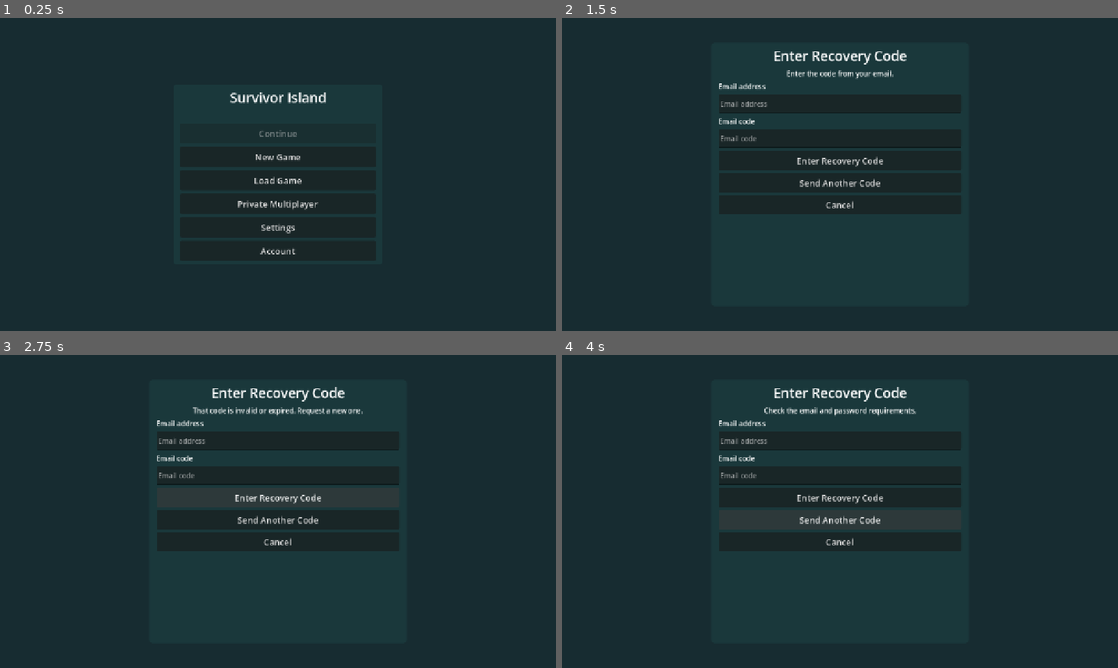
Above: before the commit, frames 1-4 (two rows, left to right).
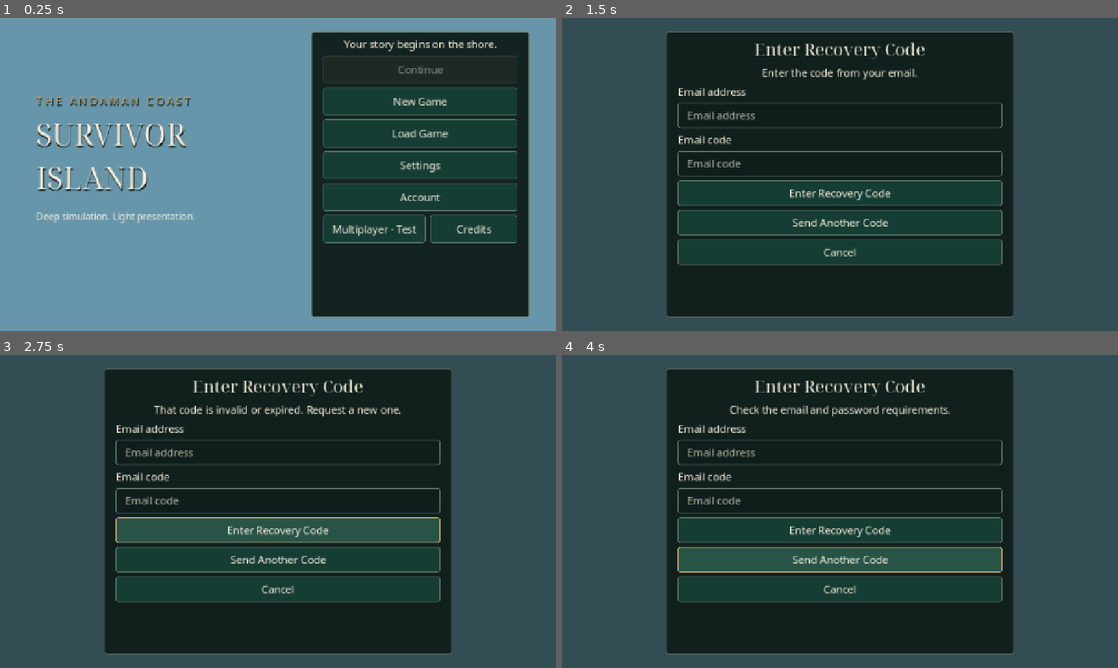
Above: after the commit, the same moments.

Repository: sunsetseast/SurvivorIslandGodot
Game: Godot game, scene res://application/game_app.tscn
Same seed, same stepped clock (60 frames per second), same inputs: the game is played once before the commit and once after it.
Inputs:
- Up to frame 1 (0.25 s): no input
- Up to frame 2 (1.5 s): click "Private Multiplayer" (after the commit: "Multiplayer · Test") at 0.5 s; click "Enter Recovery Code" at 1.25 s
- Up to frame 3 (2.75 s): click "Enter Recovery Code" at 2 s
- Up to frame 4 (4 s): click "Enter Recovery Code" at 2.75 s; click "Send Another Code" at 3.5 s

The runs differ from the first frame. In frame 1, 68% of the frame differs, in the area x 0-100%, y 0-100%; in frame 2, 64%; in frame 3, 70%; in frame 4, 69%.

Commit message:
Build cinematic home presentation and shared island UI theme

Diff:
--- a/application/game_app.gd
+++ b/application/game_app.gd
@@ -1,7 +1,7 @@
 class_name SurvivorGameApp
 extends Node
 
-enum Screen { MAIN, SLOTS, SETTINGS, SESSION, ACCOUNT, MULTIPLAYER }
+enum Screen { MAIN, SLOTS, SETTINGS, SESSION, ACCOUNT, MULTIPLAYER, NEW_GAME, CREDITS }
 const AUTOSAVE_SECONDS := 30
 
 var screen := Screen.MAIN
@@ -40,6 +40,8 @@
 var _unload_ms := 0
 var _save_usec := 0
 var _review_elapsed := 0.0
+var _title_environment: IslandTitleEnvironment
+var _brand_panel: VBoxContainer
 
 func _ready() -> void:
     if ProjectSettings.get_setting("survivor_diagnostics/enabled", false) and OS.has_feature("web") \
@@ -67,6 +69,7 @@
     _ui = Control.new()
     _ui.set_anchors_and_offsets_preset(Control.PRESET_FULL_RECT)
     _ui.mouse_filter = Control.MOUSE_FILTER_IGNORE
+    _ui.theme = IslandTheme.create()
     layer.add_child(_ui)
     _ui.resized.connect(_layout_menus)
     if OS.has_feature("web"):
@@ -176,7 +179,7 @@
         "step_usec": session.last_step_usec if session != null else 0})
 
 func _main(message := "") -> void:
-    _menu(Screen.MAIN, "Survivor Island", message)
+    _menu(Screen.MAIN, "", message)
     var latest := 0
     var latest_timestamp := 0
     for index in range(1, LocalSaveProvider.SLOTS + 1):
@@ -186,11 +189,77 @@
             latest_timestamp = int(entry.timestamp)
     var resume := _button("continue", "Continue", _load.bind(latest))
     resume.disabled = latest == 0
-    _button("new", "New Game", _slots.bind(true))
+    if latest > 0:
+        var entry := saves.inspect(latest)
+        _status.text = "Day %d · Slot %d" % [entry.state.day, latest] + ("\n" + message if not message.is_empty() else "")
+    elif message.is_empty():
+        _status.text = "Your story begins on the shore."
+    resume.theme_type_variation = "PrimaryButton"
+    _button("new", "New Game", _new_game)
     _button("load", "Load Game", _slots.bind(false))
-    _button("multiplayer", "Private Multiplayer", _open_multiplayer)
     _button("settings", "Settings", _settings)
     _button("account", "Account & Cloud Saves" if not auth.account.is_empty() else "Account", _accounts.open)
+    var secondary := HBoxContainer.new()
+    _stack.add_child(secondary)
+    _button("multiplayer", "Multiplayer · Test", _open_multiplayer, secondary)
+    _button("credits", "Credits", _credits, secondary)
+    _build_brand()
+
+func _new_game() -> void:
+    _menu(Screen.NEW_GAME, "A new beginning", "Explore the playable Tonsai season.\nContestant selection and season customization arrive in the next Phase 4 milestones.\nChoose an empty slot to begin; existing seasons stay intact.")
+    _button("begin", "Choose Save Slot", _slots.bind(true)).theme_type_variation = "PrimaryButton"
+    _button("back", "Back", _main)
+
+func _credits() -> void:
+    _menu(Screen.CREDITS, "Credits & notices", "Survivor Island · Development build\n\nTonsai environment: existing project reconstruction and CC0 assets from Poly Haven.\nWater: GodotLearning Stylized Water (CC0).\nAnimation: Quaternius (CC0). Fire: Unity Labs (CC0).\nTypography: Noto Sans and Noto Serif Display, Google (SIL Open Font License 1.1).\nCamera damping: Phantom Camera (MIT).\n\nSource and license notices: docs/phase2/ASSETS.md, application/presentation/fonts/LICENSE.txt and controllers/third_party/PHANTOM_CAMERA_LICENSE.txt.\nOriginal logo: developer-approved reuse; distribution clearance remains unverified.\nNo commercial affiliation is claimed.")
+    var notices := Label.new()
+    notices.text = FileAccess.get_file_as_string("res://application/presentation/fonts/LICENSE.txt") + "\n" + FileAccess.get_file_as_string("res://controllers/third_party/PHANTOM_CAMERA_LICENSE.txt")
+    notices.autowrap_mode = TextServer.AUTOWRAP_WORD_SMART
+    _stack.add_child(notices)
+    _button("back", "Back", _main)
+
+func _build_brand() -> void:
+    _brand_panel = VBoxContainer.new()
+    _brand_panel.mouse_filter = Control.MOUSE_FILTER_IGNORE
+    _ui.add_child(_brand_panel)
+    var eyebrow := Label.new()
+    eyebrow.text = "T H E   A N D A M A N   C O A S T"
+    eyebrow.add_theme_color_override("font_shadow_color", Color("#101e1b"))
+    eyebrow.add_theme_constant_override("shadow_offset_y", 2)
+    eyebrow.add_theme_color_override("font_color", IslandTheme.GOLD)
+    _brand_panel.add_child(eyebrow)
+    # Private staging is explicit; the public build uses an elegant text title.
+    if ResourceLoader.exists("res://private_brand/logo.png"):
+        var logo := TextureRect.new()
+        logo.texture = load("res://private_brand/logo.png")
+        logo.expand_mode = TextureRect.EXPAND_IGNORE_SIZE
+        logo.stretch_mode = TextureRect.STRETCH_KEEP_ASPECT_CENTERED
+        logo.custom_minimum_size.y = 210
+        _brand_panel.add_child(logo)
+    else:
+        var title := Label.new()
+        title.text = "SURVIVOR\nISLAND"
+        title.add_theme_font_override("font", IslandTheme.SERIF)
+        title.add_theme_font_size_override("font_size", 52)
+        title.add_theme_color_override("font_shadow_color", Color("#101e1b"))
+        title.add_theme_constant_override("shadow_offset_y", 3)
+        _brand_panel.add_child(title)
+    var line := HSeparator.new()
+    _brand_panel.add_child(line)
+    var caption := Label.new()
+    caption.text = "Deep simulation. Light presentation."
+    caption.add_theme_font_size_override("font_size", 16)
+    _brand_panel.add_child(caption)
+    _layout_brand()
+
+func _layout_brand() -> void:
+    if not is_instance_valid(_brand_panel):
+        return
+    var factor := _menu_scale()
+    _brand_panel.scale = Vector2.ONE * factor
+    _brand_panel.size.x = maxf(250, _ui.size.x / factor * .43)
+    _brand_panel.position = Vector2(_ui.size.x * .065, _ui.size.y * .24)
+    _brand_panel.visible = _ui.size.x / factor > 650
 
 func _open_multiplayer() -> void:
     if auth.account.is_empty() or auth.recovery_pending():
@@ -245,6 +314,7 @@
     if remote == null:
         return
     if remote.has_state and locations.camp == null and remote.room.get("started", false):
+        _release_title()
         if locations.enter("tonsai", remote, profile):
             _menu(Screen.SESSION, "", remote.status)
             var row := HBoxContainer.new()
@@ -361,6 +431,8 @@
 
 func _preference(key: String, value: Variant) -> void:
     var saved := profile.set_preference(key, value)
+    if is_instance_valid(_title_environment):
+        _title_environment.set_economy(profile.preferences.economy)
     _settings()
     if not saved:
         _status.text = "Preference could not be saved."
@@ -386,6 +458,7 @@
         _status.text = "Recovered the previous checkpoint."
 
 func _enter(sim: SeasonSimulation, index: int, revision: int) -> bool:
+    _release_title()
     session = LocalGameSession.new(sim, sim.player_id)
     slot = index
     save_revision = revision
@@ -474,6 +547,13 @@
 
 func _menu(next: Screen, title: String, message: String) -> void:
     screen = next
+    _brand_panel = null
+    if next == Screen.SESSION:
+        _release_title()
+    elif not is_instance_valid(_title_environment):
+        _title_environment = IslandTitleEnvironment.new()
+        _title_environment.economy = profile.preferences.economy
+        add_child(_title_environment)
     _actions.clear()
     _slot_sync_labels.clear()
     _account_panel = null
@@ -483,25 +563,17 @@
         child.queue_free()
     if next != Screen.SESSION:
         var background := ColorRect.new()
-        background.color = Color("#172c31")
+        background.color = Color("#081511a8") if next != Screen.MAIN else Color("#08151138")
         background.set_anchors_and_offsets_preset(Control.PRESET_FULL_RECT)
         _ui.add_child(background)
     var panel := PanelContainer.new()
     _ui.add_child(panel)
     var anchor := Control.PRESET_CENTER_BOTTOM if next == Screen.SESSION else Control.PRESET_CENTER
     panel.set_anchors_preset(anchor)
-    var surface := StyleBoxFlat.new()
-    surface.bg_color = Color("#1a393cee")
-    surface.set_corner_radius_all(8)
-    surface.content_margin_left = 16
-    surface.content_margin_right = 16
-    surface.content_margin_top = 8
-    surface.content_margin_bottom = 8
-    panel.add_theme_stylebox_override("panel", surface)
     _stack = VBoxContainer.new()
     _stack.custom_minimum_size.x = 300 if next == Screen.SESSION else 450
     _stack.add_theme_constant_override("separation", 7)
-    if next in [Screen.ACCOUNT, Screen.SLOTS, Screen.MULTIPLAYER]:
+    if next != Screen.SESSION:
         var scroll := SurvivorMenuScroll.new()
         scroll.horizontal_scroll_mode = ScrollContainer.SCROLL_MODE_DISABLED
         scroll.follow_focus = true
@@ -521,8 +593,8 @@
         var heading := Label.new()
         heading.text = title
         heading.horizontal_alignment = HORIZONTAL_ALIGNMENT_CENTER
-        heading.add_theme_font_size_override("font_size", 31)
-        if next in [Screen.ACCOUNT, Screen.SLOTS, Screen.MULTIPLAYER]:
+        heading.theme_type_variation = "SectionHeading"
+        if next != Screen.SESSION:
             heading.autowrap_mode = TextServer.AUTOWRAP_WORD_SMART
         _stack.add_child(heading)
     _status.text = message
@@ -543,8 +615,22 @@
         if area.has_area():
             inset = area.position * viewport / window
             height = minf(height, area.end.y * viewport.y / window.y)
+    if screen == Screen.MAIN:
+        panel.position = Vector2(_safe_menu_x(viewport.x * .56 if viewport.x / _menu_scale() > 650 else (viewport.x - displayed_size.x) * .5, displayed_size.x),
+            maxf(12, (height - displayed_size.y) * .5))
+        return
     var y := height - displayed_size.y - 18.0 if bottom else maxf(inset.y, (height - displayed_size.y + inset.y) * .5)
-    panel.position = Vector2((viewport.x - displayed_size.x) * .5, y)
+    panel.position = Vector2(_safe_menu_x((viewport.x - displayed_size.x) * .5, displayed_size.x), y)
+
+func _safe_menu_x(preferred: float, width: float) -> float:
+    if OS.has_feature("ios") or OS.has_feature("android"):
+        var area := Rect2(DisplayServer.get_display_safe_area())
+        var window := Vector2(DisplayServer.window_get_size()).max(Vector2.ONE)
+        if area.has_area():
+            var left := area.position.x * _ui.size.x / window.x + 12
+            var right := area.end.x * _ui.size.x / window.x - 12
+            return clampf(preferred, left, maxf(left, right - width))
+    return preferred
 
 func _visual_viewport_changed(_args: Array) -> void:
     _update_account_layout()
@@ -560,21 +646,21 @@
         return
     # Express menu layout in CSS pixels on Web so portrait canvas stretching
     # does not reduce the account text or tap targets to half size.
-    var width := _ui.size.x
-    if OS.has_feature("web"):
-        width = float(JavaScriptBridge.get_interface("window").innerWidth)
-    var content_scale := maxf(0.1, _ui.size.x / maxf(1.0, width))
+    var content_scale := _menu_scale()
+    var width := _ui.size.x / content_scale
     _account_panel.scale = Vector2.ONE * content_scale
-    _account_scroll.custom_minimum_size = Vector2(clampf(width - 56.0, 140.0, 560.0),
-        clampf(_account_visible_height() / content_scale - 40.0, 90.0, 590.0))
+    var menu_width := clampf(width * .35, 280, 390) if screen == Screen.MAIN else clampf(width - 88, 140, 560)
+    _account_scroll.custom_minimum_size = Vector2(menu_width,
+        clampf(_account_visible_height() / content_scale - 64.0, 90.0, 590.0))
     _account_panel.reset_size()
     _position_panel(_account_panel, false)
 
 func _button(key: String, label: String, action: Callable, parent: Control = null) -> Button:
     var button := Button.new()
     button.text = label
-    button.custom_minimum_size = Vector2(110, 47)
-    button.add_theme_font_size_override("font_size", 20)
+    button.custom_minimum_size = Vector2(110, IslandTheme.TOUCH)
+    button.size_flags_horizontal = Control.SIZE_EXPAND_FILL
+    button.add_theme_font_size_override("font_size", IslandTheme.BODY)
     button.pressed.connect(action)
     (parent if parent != null else _stack).add_child(button)
     _actions[key] = button
@@ -596,6 +682,8 @@
     cloud.bind(active_store if signed_in else null, saves if signed_in else null)
     if changed_namespace and screen == Screen.SESSION:
         _main("Session expired. Sign in to resume your account saves.")
+    elif changed_namespace and screen == Screen.MAIN:
+        _main()
     elif changed_namespace and screen == Screen.SLOTS:
         _slots(_slot_mode)
     elif changed_namespace and not signed_in and screen == Screen.ACCOUNT:
@@ -610,8 +698,20 @@
         _status.text = "Slot %d · %s" % [index, SurvivorAccountMenu.message(status)]
 
 
+func _release_title() -> void:
+    if is_instance_valid(_title_environment):
+        remove_child(_title_environment)
+        _title_environment.queue_free()
+        _title_environment = null
+
+func _menu_scale() -> float:
+    if OS.has_feature("web"):
+        return maxf(.1, _ui.size.x / maxf(1, float(JavaScriptBridge.get_interface("window").innerWidth)))
+    return maxf(.6, _ui.size.y / 540.0)
+
 func _layout_menus() -> void:
     _update_account_layout()
+    _layout_brand()
     for child: Node in _ui.get_children():
         if child is PanelContainer and child != _account_panel:
             _position_panel(child, screen == Screen.SESSION)
--- /dev/null
+++ b/application/presentation/island_theme.gd
@@ -0,0 +1,64 @@
+class_name IslandTheme
+extends RefCounted
+
+# Shared production tokens, in CSS-equivalent pixels at menu scale.
+const IVORY := Color("#f4edda")
+const GOLD := Color("#c6a46a")
+const GREEN := Color("#163d34")
+const INK := Color("#101e1b")
+const SPACE := 8
+const TOUCH := 48
+const BODY := 18
+const HEADING := 30
+const SERIF := preload("res://application/presentation/fonts/NotoSerifDisplay-Regular.ttf")
+
+static func surface(color: Color, border := Color("#587266"), padding := 16) -> StyleBoxFlat:
+    var box := StyleBoxFlat.new()
+    box.bg_color = color
+    box.border_color = border
+    box.set_border_width_all(1)
+    box.set_corner_radius_all(3)
+    box.content_margin_left = padding
+    box.content_margin_right = padding
+    box.content_margin_top = 8
+    box.content_margin_bottom = 8
+    return box
+
+static func create() -> Theme:
+    var theme := Theme.new()
+    theme.default_font = preload("res://application/presentation/fonts/NotoSans-Regular.ttf")
+    theme.default_font_size = BODY
+    for type: String in ["Label", "Button", "LineEdit", "CheckButton", "OptionButton", "RichTextLabel"]:
+        theme.set_color("font_color", type, IVORY)
+        theme.set_color("font_focus_color", type, IVORY)
+    for type: String in ["Button", "OptionButton"]:
+        theme.set_stylebox("normal", type, surface(GREEN))
+        theme.set_stylebox("hover", type, surface(Color("#285447"), GOLD))
+        theme.set_stylebox("pressed", type, surface(Color("#84653a"), GOLD))
+        theme.set_stylebox("disabled", type, surface(Color("#1e2925"), Color("#39453d")))
+        var focus := surface(Color.TRANSPARENT, GOLD)
+        focus.set_border_width_all(2)
+        theme.set_stylebox("focus", type, focus)
+        theme.set_color("font_disabled_color", type, Color("#879087"))
+        theme.set_color("font_hover_color", type, IVORY)
+        theme.set_color("font_pressed_color", type, IVORY)
+    theme.set_type_variation("PrimaryButton", "Button")
+    theme.set_stylebox("normal", "PrimaryButton", surface(Color("#87683e"), GOLD))
+    theme.set_stylebox("panel", "PanelContainer", surface(Color("#101e1bf5"), Color("#697051"), 20))
+    theme.set_stylebox("panel", "PopupPanel", surface(INK, GOLD))
+    theme.set_stylebox("normal", "LineEdit", surface(INK))
+    theme.set_stylebox("focus", "LineEdit", surface(INK, GOLD))
+    theme.set_color("caret_color", "LineEdit", GOLD)
+    theme.set_color("font_placeholder_color", "LineEdit", Color("#b5b9a8"))
+    theme.set_stylebox("background", "ProgressBar", surface(INK, INK, 0))
+    theme.set_stylebox("fill", "ProgressBar", surface(GOLD, GOLD, 0))
+    theme.set_stylebox("scroll", "VScrollBar", surface(INK, INK, 0))
+    theme.set_stylebox("grabber", "VScrollBar", surface(Color("#697051"), GOLD, 0))
+    theme.set_stylebox("grabber_highlight", "VScrollBar", surface(GOLD, GOLD, 0))
+    for type: String in ["VBoxContainer", "HBoxContainer"]:
+        theme.set_constant("separation", type, SPACE)
+    theme.set_type_variation("SectionHeading", "Label")
+    theme.set_font("font", "SectionHeading", SERIF)
+    theme.set_font_size("font_size", "SectionHeading", HEADING)
+    theme.set_color("font_color", "SectionHeading", IVORY)
+    return theme
--- /dev/null
+++ b/application/presentation/title_environment.gd
@@ -0,0 +1,70 @@
+class_name IslandTitleEnvironment
+extends Node3D
+
+# Presentation only: no simulation, physics bodies, actors, saves or networking.
+var camera := Camera3D.new()
+var terrain := TonsaiTerrain.new()
+var elapsed := 0.0
+var economy := false
+
+func _ready() -> void:
+    var site := TonsaiSiteData.new()
+    if not site.load_inputs():
+        return
+    terrain.site = site
+    terrain.water = CampWaterSurface.new(TonsaiTerrain.SEA_LEVEL, site.height)
+    add_child(terrain)
+    terrain.set_process(false)
+    terrain._lighting()
+    terrain._land()
+    terrain._sea()
+    for body: Node in terrain.find_children("*", "CollisionObject3D", true, false):
+        body.free()
+    terrain.sun.rotation_degrees = Vector3(-24, -118, 0)
+    terrain.sun.light_color = Color("#ffe5be")
+    terrain.sun.light_energy = .85
+    terrain.atmosphere.ambient_light_color = Color("#c4d4cf")
+    terrain.atmosphere.ambient_light_energy = .48
+    terrain.atmosphere.fog_light_color = Color("#d7c6aa")
+    var kit := TonsaiEnvironmentKit.new()
+    kit.site = site
+    add_child(kit)
+    for source: String in ["reconstruction-low", "landmarks-low", "limestone", "palms"]:
+        if not kit._load_kit(source):
+            return
+    # Grading must not mutate cached meshes used later by the playable camp.
+    for key: String in kit.library:
+        kit.library[key] = kit.library[key].duplicate() as Mesh
+    kit._grade_foliage()
+    var stone := ShaderMaterial.new()
+    stone.shader = TonsaiEnvironmentKit.ROCK
+    stone.set_shader_parameter("limestone", load(TonsaiSiteData.DIR + "rock_06_diff_1k.jpg"))
+    kit._static("southern-cliff-rock-far", Vector3.ZERO, stone)
+    for mass: Dictionary in site.layout.headlands:
+        var cliff := kit._static("limestone-far", Vector3(mass.x, mass.y, mass.z), stone)
+        cliff.rotation = Vector3(mass.tilt, mass.turn, 0)
+        cliff.scale = Vector3.ONE * float(mass.s)
+    for variant in 3:
+        var palms: Array = kit._variant(site.layout.vegetation.palms, variant).filter(
+            func(p: Array) -> bool: return p[2] > 10 and p[2] < 110)
+        kit._batch(["palm-%s-far-wood" % variant, "palm-%s-far-leaves" % variant], palms, 240.0, false)
+        var trees: Array = kit._variant(site.layout.vegetation.trees, variant).filter(
+            func(p: Array) -> bool: return p[2] > 35 and p[2] < 120 and p[0] < 55)
+        kit._batch(["forest-%s-wood-far" % variant, "forest-%s-crown-far" % variant], trees, 240.0, false)
+    kit.library.clear()
+    add_child(camera)
+    camera.fov = 62
+    camera.far = 850
+    camera.current = true
+    set_economy(economy)
+    _process(0)
+
+func set_economy(value: bool) -> void:
+    economy = value
+    if terrain.sun != null:
+        terrain.sun.shadow_enabled = not value
+
+func _process(delta: float) -> void:
+    elapsed += delta
+    camera.position = Vector3(-78 + sin(elapsed * .045) * 1.2, 5.0, 79 + cos(elapsed * .045) * .8)
+    camera.look_at(Vector3(10, 12, 103))
--- /dev/null
+++ b/tests/title_test.gd
@@ -0,0 +1,49 @@
+extends SceneTree
+
+var failures := 0
+
+func check(value: bool, detail: String) -> void:
+    if not value:
+        failures += 1
+        printerr("FAIL: ", detail)
+
+func _initialize() -> void:
+    call_deferred("run")
+
+func run() -> void:
+    var started := Time.get_ticks_msec()
+    var app := load("res://application/game_app.tscn").instantiate() as SurvivorGameApp
+    root.add_child(app)
+    await process_frame
+    print("Title startup milliseconds: ", Time.get_ticks_msec() - started)
+    check(app.session == null and app.remote == null and app.locations.camp == null, "Title has no gameplay or multiplayer session")
+    check(app._title_environment.find_children("*", "CollisionObject3D", true, false).is_empty(), "Title has no physics bodies")
+    check(app._title_environment.find_children("*", "Camera3D", true, false).size() == 1, "One cinematic camera")
+    var store := LocalDataStore.new("title-test-" + GameStateData.new_id())
+    app.profile = PlayerProfile.new(store)
+    app.saves = LocalSaveProvider.new(store)
+    app._main()
+    check(app._actions.continue.disabled, "No invented Continue save")
+    app._new_game()
+    check(app.session == null and app.saves.inspect(1).status == "empty", "New-game boundary does not create or save a season")
+    app._settings()
+    app._preference("economy", true)
+    check(not app._title_environment.terrain.sun.shadow_enabled, "Economy changes presentation")
+    app._preference("economy", false)
+    check(app._title_environment.terrain.sun.shadow_enabled, "Full restores presentation")
+    var retired: WeakRef = weakref(app._title_environment)
+    app._new(1)
+    await process_frame
+    await process_frame
+    check(retired.get_ref() == null, "Title released entering gameplay")
+    check(app.session != null and app._title_environment == null, "Gameplay has no title camera")
+    app._exit_session()
+    await process_frame
+    check(app.session == null and app._title_environment != null, "Return creates only presentation")
+    app.saves.erase(1)
+    store.erase("guest")
+    store.erase("preferences")
+    app.queue_free()
+    await process_frame
+    print("Title boundary: ", failures, " failures")
+    quit(int(failures > 0))
Not shown, added: application/presentation/fonts/LICENSE.txt
Binary file added: application/presentation/fonts/NotoSans-Regular.ttf
Binary file added: application/presentation/fonts/NotoSerifDisplay-Regular.ttf
Not shown, changed: ci/build-tonsai.sh
Not shown, changed: docs/TECHNICAL_DESIGN.md
Not shown, changed: docs/WORK_HANDOFF.md
